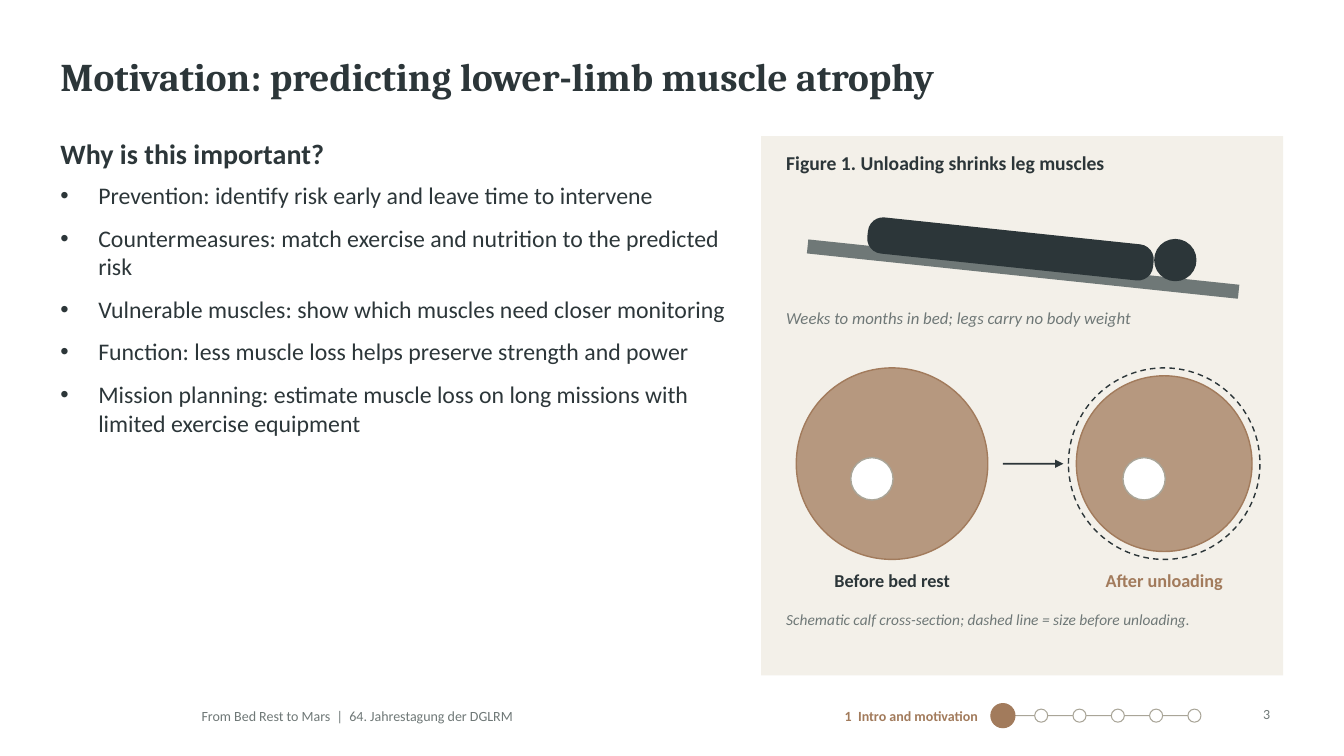
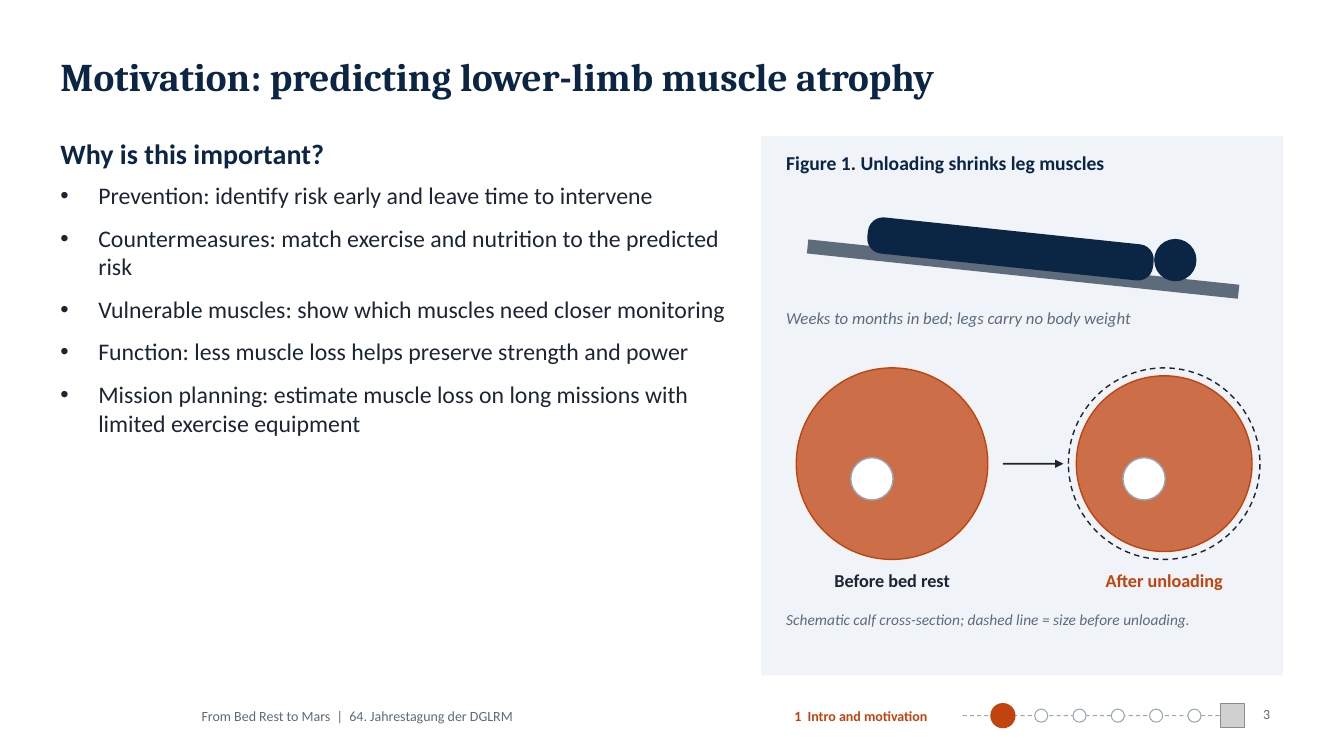
Before and after one commit to MiladBahariQaragoz/BedrestToMars, a slide deck: slide 3 of presentation/bed-rest-to-mars-talk.pptx. Drawn at 1344x756 pixels with LibreOffice and Linux fonts; fonts in the diff are those of the drawing; grey boxes stand for pictures; background and template pictures are left out. Boxes give left, top, right and bottom in pixels: in the first picture for what was removed or moved away, otherwise in the second. Text is boxed around its words. In the diff, an @@ line names an element or a change of style, - is before the commit and + after.

```diff
--- a/presentation/bed-rest-to-mars-talk.pptx
+++ b/presentation/bed-rest-to-mars-talk.pptx
@@ title "Motivation: predicting lower-limb muscle atrophy" at bbox=[60, 63, 934, 100]: text colour #2C3639 to #0B2545 @@
@@ text "Why is this important?" at bbox=[60, 144, 724, 436]: text colour #2C3639 to #0B2545 in "Why is this important?"; text colour #2C3639 to #1B2533 @@
@@ rectangle at bbox=[761, 136, 1284, 676]: fill #F3F0E9 to #F0F3F7 @@
@@ text "Figure 1. Unloading shrinks leg ..." at bbox=[786, 156, 1104, 174]: text colour #2C3639 to #0B2545 @@
@@ rounded rectangle at bbox=[866, 216, 1156, 282]: fill #2C3639 to #0B2545 @@
@@ ellipse at bbox=[1154, 239, 1197, 281]: fill #2C3639 to #0B2545 @@
@@ rectangle at bbox=[807, 240, 1240, 299]: fill #6F7877 to #5D6B7B @@
@@ ellipse at bbox=[797, 368, 988, 560]: fill #A27B5C at 75% opacity to #C1440E at 75% opacity; outline #A27B5C 1 pt to #C1440E 1 pt @@
@@ ellipse: place and size @@
-ellipse at bbox=[1077, 376, 1252, 552]
+ellipse at bbox=[1069, 368, 1260, 560]
@@ ellipse at bbox=[1069, 368, 1260, 560]: fill #A27B5C at 75% opacity to none; outline #A27B5C 1 pt to #1B2533 1 pt dashed @@
@@ ellipse: place and size @@
-ellipse at bbox=[1069, 368, 1260, 560]
+ellipse at bbox=[1077, 376, 1252, 552]
@@ ellipse at bbox=[1077, 376, 1252, 552]: fill none to #C1440E at 75% opacity; outline #2C3639 1 pt dashed to #C1440E 1 pt @@
@@ ellipse at bbox=[851, 458, 893, 500]: outline #A9A598 1 pt to #98A6B5 1 pt @@
@@ arrow (1003, 464) - (1064, 464): stroke #2C3639 1.25 pt to #1B2533 1.25 pt @@
@@ ellipse at bbox=[1123, 458, 1166, 500]: outline #A9A598 1 pt to #98A6B5 1 pt @@
@@ text "Before bed rest" at bbox=[834, 574, 950, 587]: text colour #2C3639 to #1B2533 @@
@@ text "After unloading" at bbox=[1106, 574, 1223, 590]: text colour #A27B5C to #C1440E @@
@@ text colour #6F7877 to #5D6B7B in 4 elements at bbox=[1263, 710, 1270, 719], bbox=[202, 711, 513, 724], bbox=[786, 312, 1131, 327], bbox=[786, 614, 1189, 628] @@
@@ text "1 Intro and motivation" at bbox=[794, 711, 927, 721]: text colour #A27B5C to #C1440E @@
@@ text "1 Intro and motivation": place and size @@
-text "1 Intro and motivation" at bbox=[845, 711, 977, 721]
+text "1 Intro and motivation" at bbox=[794, 711, 927, 721]
@@ line moved from (1003, 716) - (1195, 716) to (963, 716) - (1233, 716) @@
@@ line (963, 716) - (1233, 716): stroke #A9A598 0.75 pt to #98A6B5 0.75 pt dashed @@
@@ ellipse: place and size @@
-ellipse at bbox=[1073, 710, 1086, 723]
+ellipse at bbox=[991, 704, 1015, 728]
@@ ellipse at bbox=[991, 704, 1015, 728]: fill #FFFFFF to #C1440E; outline #A9A598 0.75 pt to #C1440E 0.75 pt @@
@@ ellipse removed at bbox=[991, 704, 1015, 728] @@
@@ 3 ellipses: place and size @@
-3 ellipses at bbox=[1112, 710, 1202, 723]
+3 ellipses at bbox=[1035, 710, 1125, 723]
@@ outline #A9A598 0.75 pt to #98A6B5 0.75 pt in 4 elements at bbox=[1035, 710, 1049, 723], bbox=[1073, 710, 1086, 723], bbox=[1112, 710, 1125, 723], bbox=[1149, 710, 1163, 723] @@
@@ ellipse: place and size @@
-ellipse at bbox=[1035, 710, 1049, 723]
+ellipse at bbox=[1149, 710, 1163, 723]
@@ ellipse added at bbox=[1189, 710, 1202, 723], fill #FFFFFF, outline #98A6B5 0.75 pt @@
@@ picture added at bbox=[1221, 704, 1245, 728] @@
```
Also in this commit, not shown: 17 other slides changed, 17 other files.
